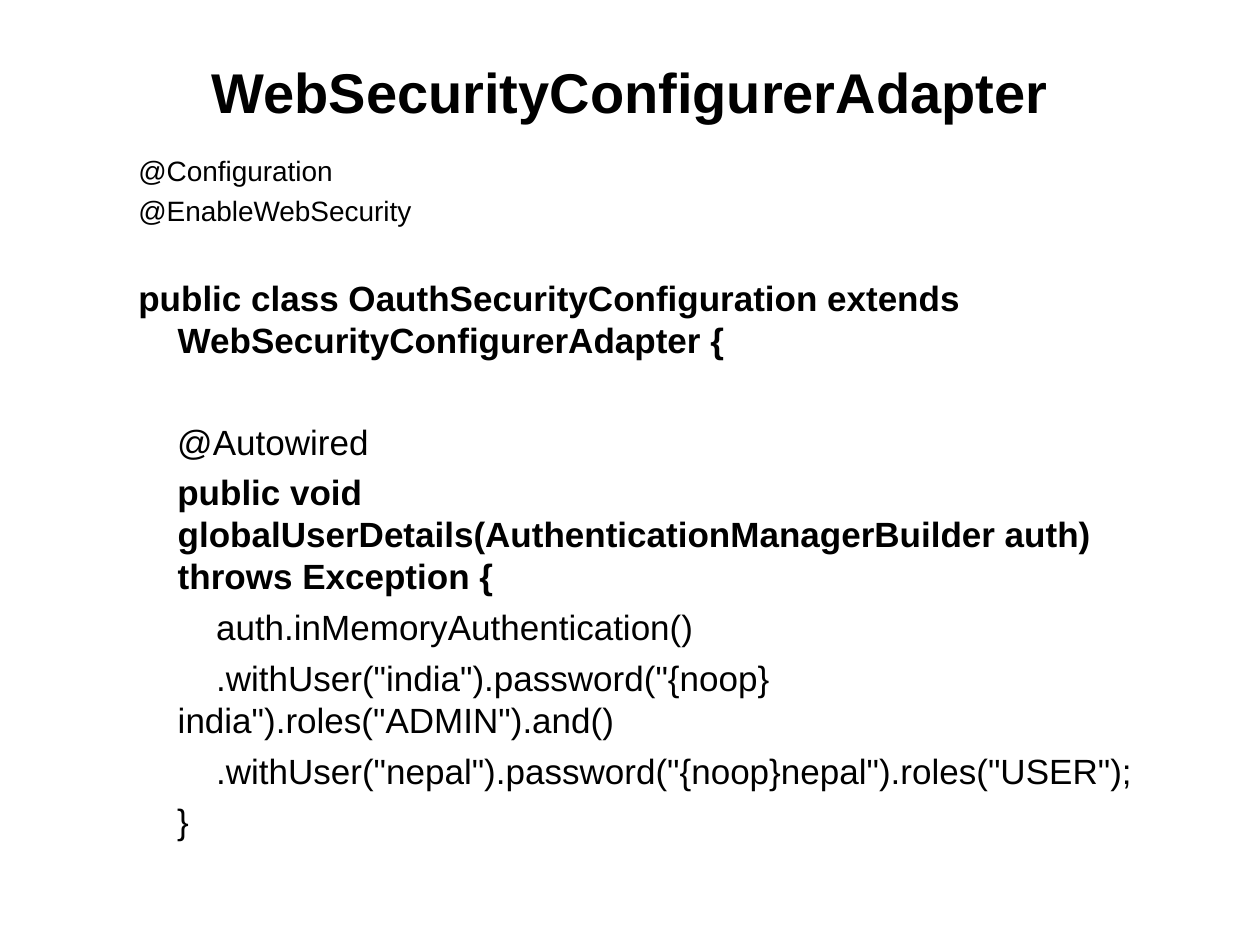
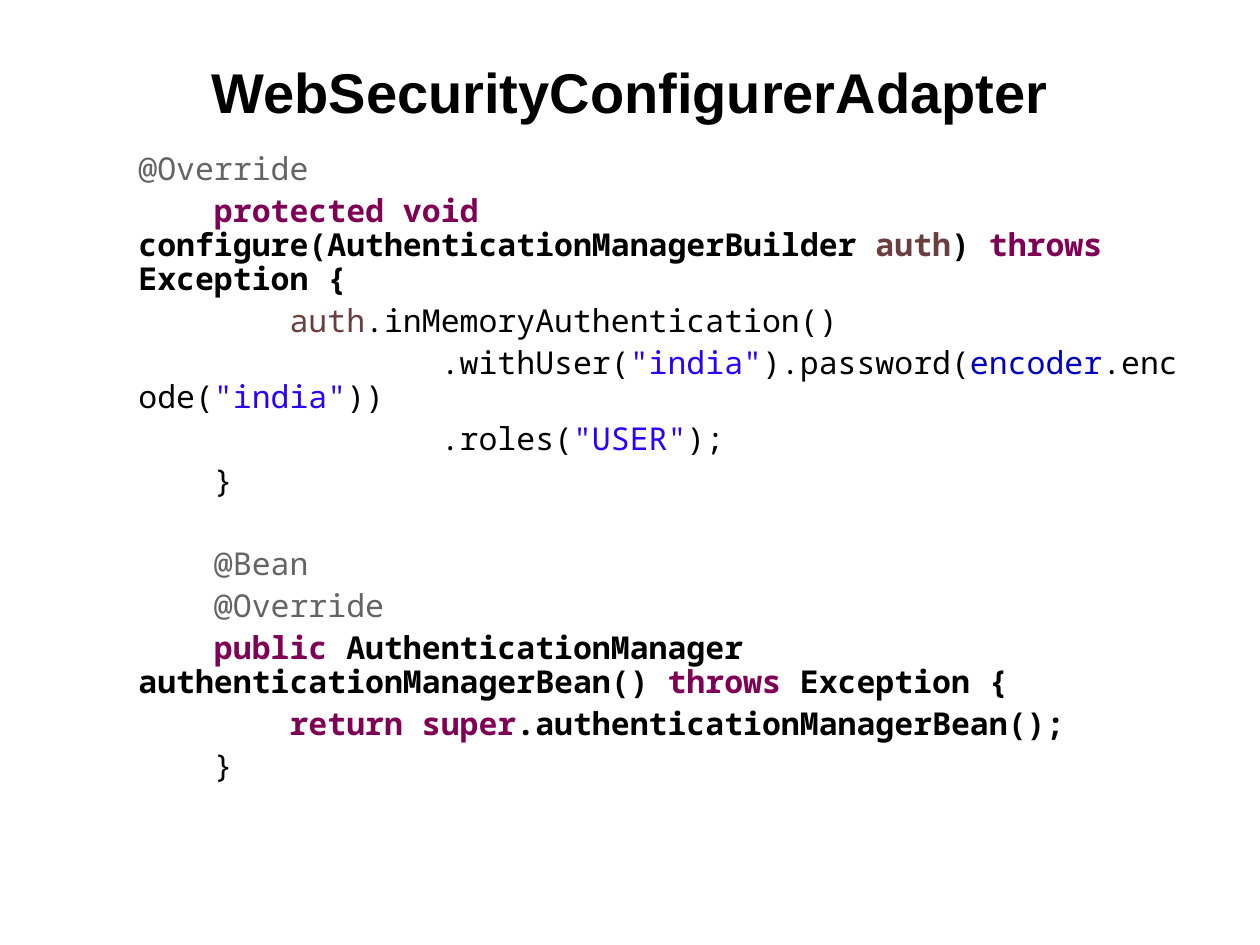
Before and after one commit to vatsank/spring_presentations, a slide deck: slide 55 of SpringMicroService_Module2_Ver01.ppt (slide 51 before the commit). Drawn at 1260x945 pixels with LibreOffice and Linux fonts; fonts in the diff are those of the drawing; background and template pictures are left out. Boxes give left, top, right and bottom in pixels: in the first picture for what was removed or moved away, otherwise in the second. Text is boxed around its words. In the diff, an @@ line names an element or a change of style, - is before the commit and + after.

```diff
--- a/SpringMicroService_Module2_Ver01.ppt
+++ b/SpringMicroService_Module2_Ver01.ppt
@@ text at [138,156,1102,298]: text changed; size 20 to 18 pt; font Arial to Noto Sans Mono @@
-  @Configuration
-  @EnableWebSecurity
-  public class OauthSecurityConfiguration extends WebSecurityConfigurerAdapter {
-  @Autowired
-  public void globalUserDetails(AuthenticationManagerBuilder auth) throws Exception {
+  @Override
+  protected void configure(AuthenticationManagerBuilder auth) throws Exception {
@@ text at [290,308,838,340]: size 20 to 18 pt, font Arial to Noto Sans Mono in "auth.inMemoryAuthentication()", "}"; text colour #000000 to #6A3E3E in "auth.inMemoryAuthentication()"; indent changed; line spacing 1 to 0.9 @@
@@ text at [138,350,1178,455]: text changed; size 20 to 18 pt; font Arial to Noto Sans Mono @@
-  .withUser("india").password("{noop}india").roles("ADMIN").and()
-  .withUser("nepal").password("{noop}nepal").roles("USER");
+  .withUser("india").password(encoder.encode("india"))
+  .roles("USER");
@@ text at [138,552,1065,743]: paragraphs added @@
+  @Bean
+  @Override
+  public AuthenticationManager authenticationManagerBean() throws Exception {
+  return super.authenticationManagerBean();
+  }
```
Also in this commit, not shown: 25 other slides changed, 49 slides added, 5 slides removed, 2 other files.
